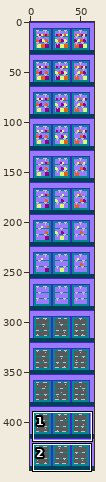
Two states of a sprite sheet, resources/img/rooms/freezer_base.png. The picture above shows the old version from afar; the outline marks the close-up.
Close-up. Earlier state:
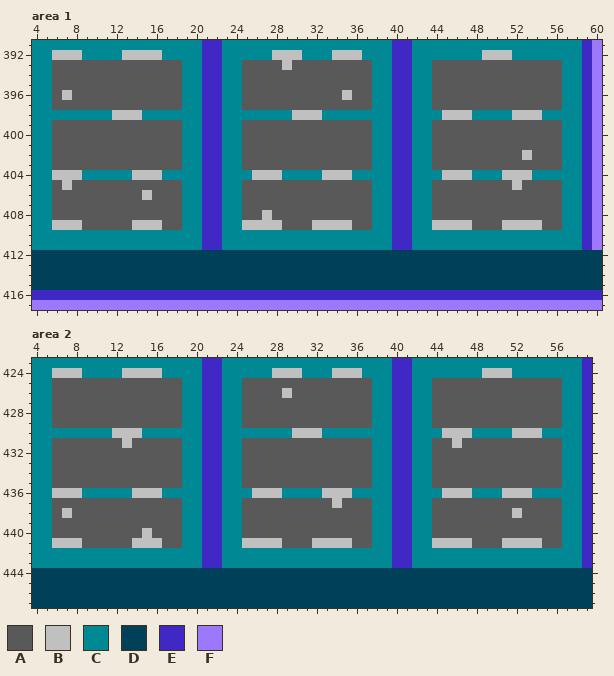
The file is 64x448 pixels. Shown: area 1: x 4..60, y 391..417; area 2: x 4..59, y 423..447. The commit also changed other parts of the picture, which this record leaves out.
Palette (. is transparent): A #595959  B #c1c0c1  C #008894  D #004058  E #4028c4  F #9c78fc
Once edited:
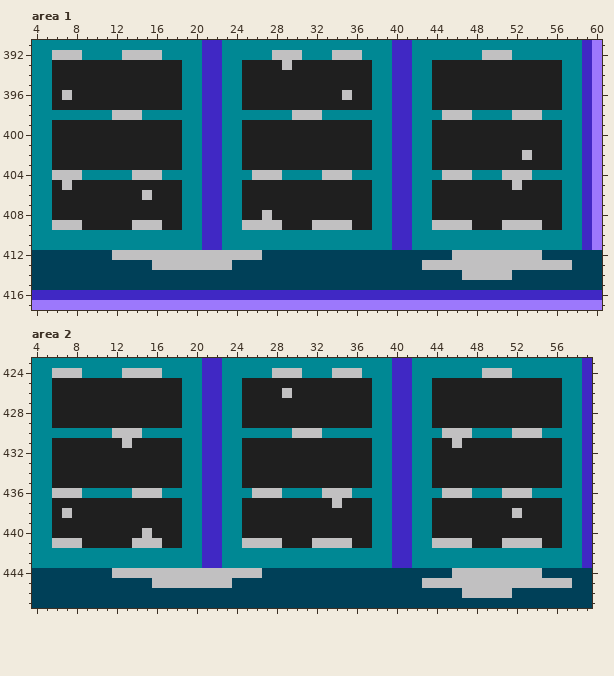
Change:
Colour A changes from #595959 to #1f1f1f.
Area 1:
Colour D becomes colour B in row 412 at x 12 to 26 and 46 to 54; in row 413 at x 16 to 23 and 43 to 57; in row 414 at x 47 to 51.
Area 2:
Colour D becomes colour B in row 444 at x 12 to 26 and 46 to 54; in row 445 at x 16 to 23 and 43 to 57; in row 446 at x 47 to 51.
